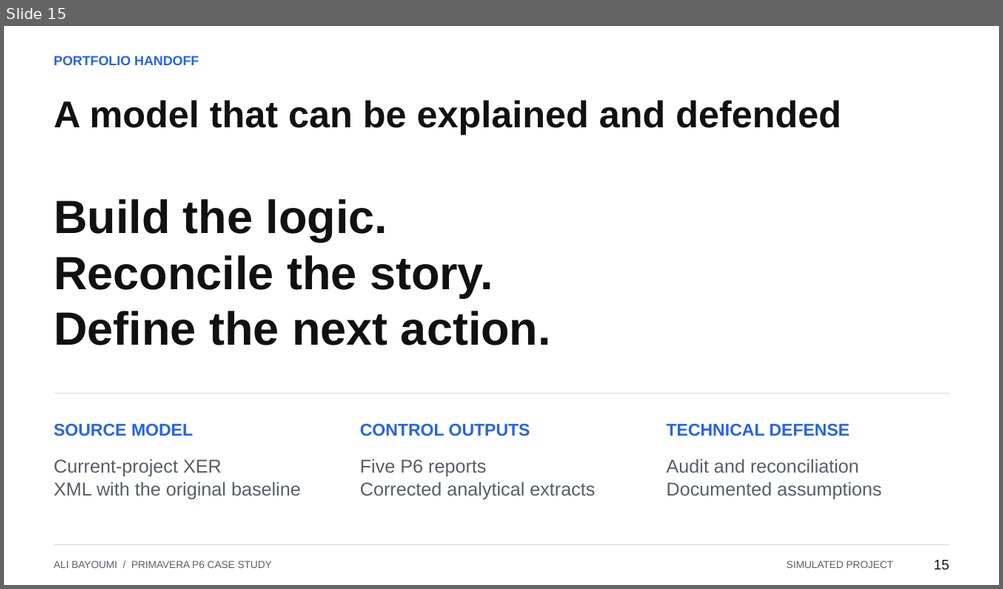
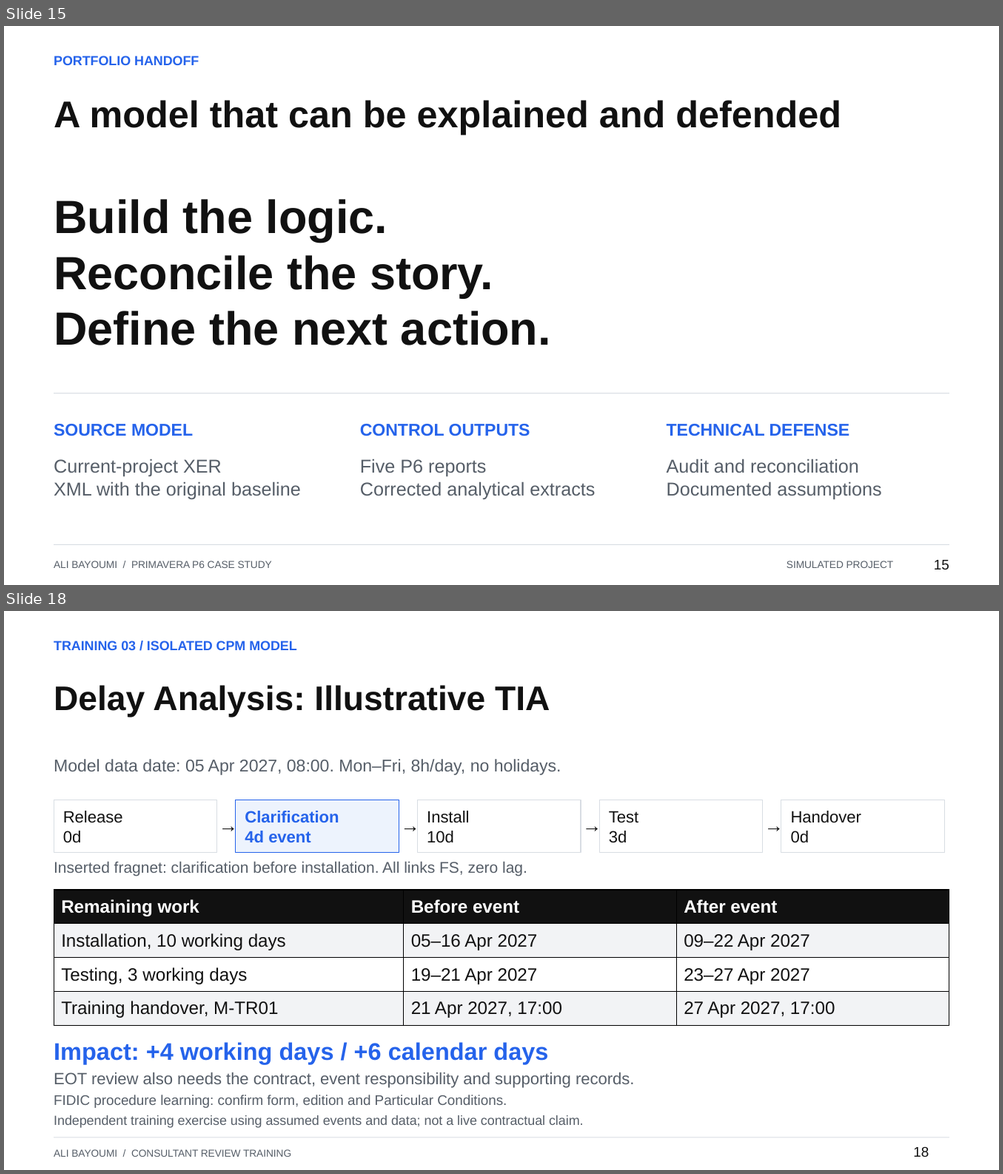
Before and after one commit to AliAbdallahh/aliabdallahh.github.io, a slide deck: dist/downloads/Ali_Bayoumi_Project_Controls_Case_Study.pptx. Shown one above the other, each under a label of ours: slide 15 before the commit, slides 15 and 18 after it; the slides between them are not shown. The pictures are 1003x589 and 1003x1174 pixels, drawn with LibreOffice and Linux fonts; fonts in the diff are those of the drawing. Boxes give left, top, right and bottom in pixels: in the first picture for what was removed or moved away, otherwise in the second. Text is boxed around its words. In the diff, an @@ line names an element or a change of style, - is before the commit and + after.

Commit message:
Add consultant programme review, progress verification and illustrative TIA training

```diff
--- a/dist/downloads/Ali_Bayoumi_Project_Controls_Case_Study.pptx
+++ b/dist/downloads/Ali_Bayoumi_Project_Controls_Case_Study.pptx
@@ slide 18 added at (4, 611, 999, 1170), background #FFFFFF @@
@@ text added at (54, 641, 296, 650), 12.8 pt, text #2563EB, bold @@
+TRAINING 03 / ISOLATED CPM MODEL
@@ text added at (54, 685, 549, 718), 33 pt, text #111111, bold @@
+Delay Analysis: Illustrative TIA
@@ text added at (54, 759, 561, 775), 16.5 pt, text #565E68 @@
+Model data date: 05 Apr 2027, 08:00. Mon–Fri, 8h/day, no holidays.
@@ rectangle added at (54, 800, 217, 853), fill #FFFFFF, outline #D8DDE3 0.75 pt @@
@@ rectangle added at (236, 800, 398, 853), fill #EDF3FD, outline #2563EB 0.75 pt @@
@@ rectangle added at (418, 800, 580, 853), fill #FFFFFF, outline #D8DDE3 0.75 pt @@
@@ rectangle added at (600, 800, 762, 853), fill #FFFFFF, outline #D8DDE3 0.75 pt @@
@@ rectangle added at (782, 800, 945, 853), fill #FFFFFF, outline #D8DDE3 0.75 pt @@
@@ text added at (63, 811, 123, 843), 15.8 pt, text #111111 @@
+Release
+0d
@@ text added at (219, 813, 237, 840), 18.8 pt, text #111111 @@
+→
@@ text added at (244, 811, 338, 843), 15.8 pt, text #2563EB, bold @@
+Clarification
+4d event
@@ text added at (400, 813, 418, 840), 18.8 pt, text #111111 @@
+→
@@ text added at (427, 811, 469, 843), 15.8 pt, text #111111 @@
+Install
+10d
@@ text added at (582, 813, 600, 840), 18.8 pt, text #111111 @@
+→
@@ text added at (609, 811, 638, 843), 15.8 pt, text #111111 @@
+Test
+3d
@@ text added at (764, 813, 782, 840), 18.8 pt, text #111111 @@
+→
@@ text added at (791, 811, 861, 843), 15.8 pt, text #111111 @@
+Handover
+0d
@@ text added at (54, 862, 527, 877), 15 pt, text #565E68 @@
+Inserted fragnet: clarification before installation. All links FS, zero lag.
@@ table added at (54, 890, 950, 1026), 4 rows, 3 columns @@
+Remaining work | Before event | After event
+Installation, 10 working days | 05–16 Apr 2027 | 09–22 Apr 2027
+Testing, 3 working days | 19–21 Apr 2027 | 23–27 Apr 2027
+Training handover, M-TR01 | 21 Apr 2027, 17:00 | 27 Apr 2027, 17:00
@@ text added at (54, 1042, 548, 1065), 23.2 pt, text #2563EB, bold @@
+Impact: +4 working days / +6 calendar days
@@ text added at (54, 1073, 634, 1088), 15.8 pt, text #565E68 @@
+EOT review also needs the contract, event responsibility and supporting records.
@@ text added at (54, 1095, 506, 1108), 13.5 pt, text #565E68 @@
+FIDIC procedure learning: confirm form, edition and Particular Conditions.
@@ text added at (54, 1116, 583, 1128), 12.8 pt, text #565E68 @@
+Independent training exercise using assumed events and data; not a live contractual claim.
@@ line added from (54, 1138) to (949, 1138), #D8DDE3 0.75 pt @@
@@ text added at (54, 1150, 291, 1157), 9.8 pt, text #565E68 @@
+ALI BAYOUMI / CONSULTANT REVIEW TRAINING
@@ text added at (913, 1147, 928, 1157), 13.5 pt, text #111111 @@
+18
```
Also in this commit, not shown: 2 other slides added, 13 other files.
